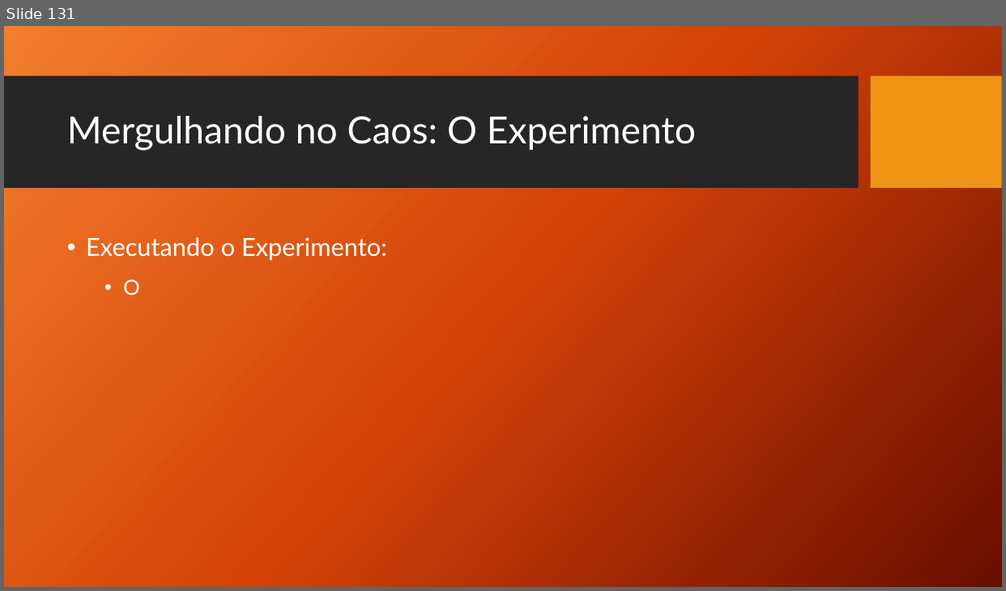
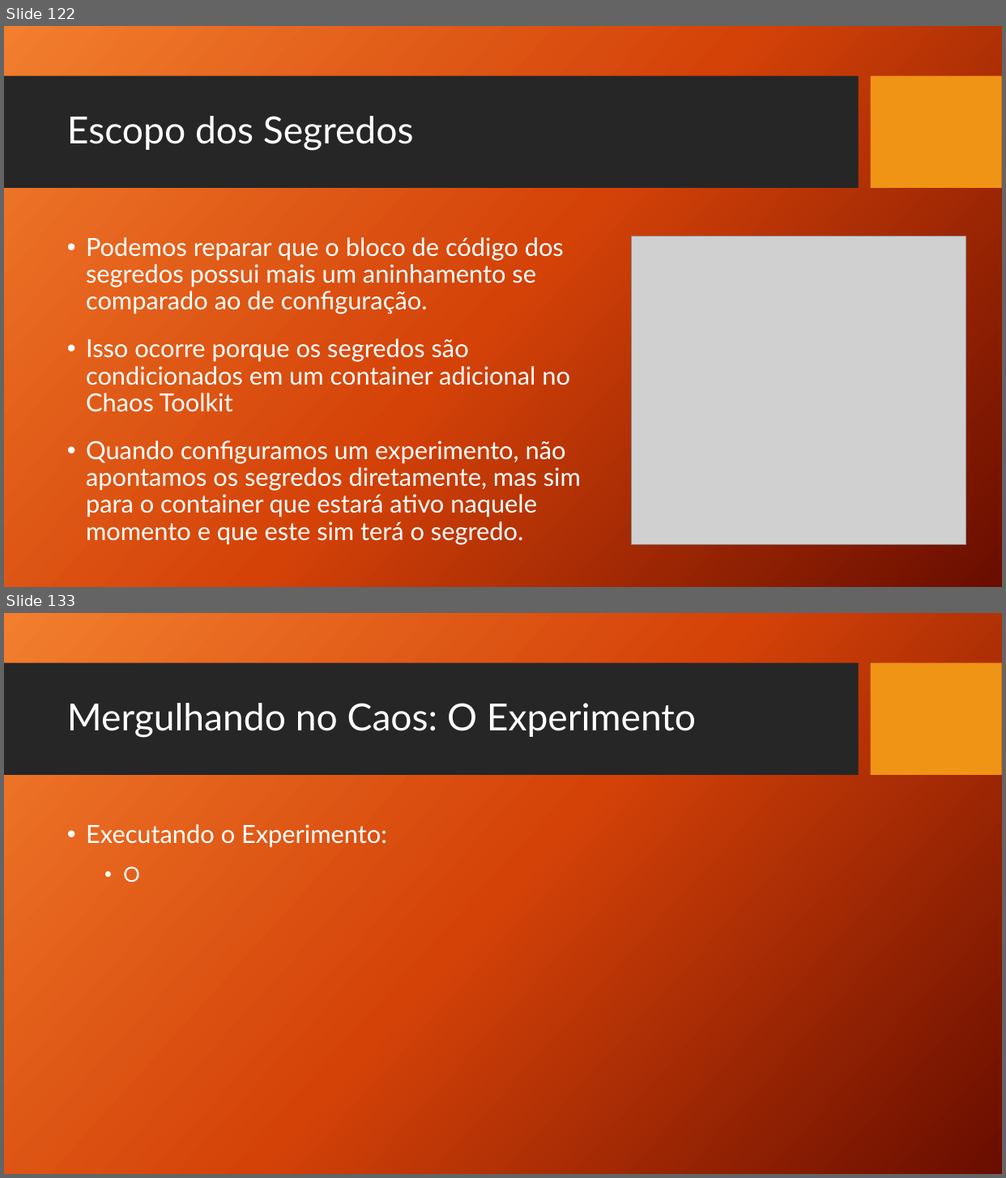
Before and after one commit to TCC-Chaos-Engineering/docs-chaos-engineering, a slide deck: docs/Chaos Engineering - Das Hipoteses aos Testes.pptx. Shown one above the other, each under a label of ours: slide 131 before the commit, slides 122 and 133 after it; the slides between them are not shown. The pictures are 1006x591 and 1006x1178 pixels, drawn with LibreOffice and Linux fonts; fonts in the diff are those of the drawing; grey boxes stand for pictures; background and template pictures are left out. Boxes give left, top, right and bottom in pixels: in the first picture for what was removed or moved away, otherwise in the second. Text is boxed around its words. In the diff, an @@ line names an element or a change of style, - is before the commit and + after.

```diff
--- a/docs/Chaos Engineering - Das Hipoteses aos Testes.pptx
+++ b/docs/Chaos Engineering - Das Hipoteses aos Testes.pptx
@@ slide 122 added at (4,26,1002,587), background picture (left out); not listed: 2 template elements that a slide beside it also shows @@
@@ title added at (67,116,414,151), 36 pt, text #FFFFFF @@
+Escopo dos Segredos
@@ text added at (86,237,581,545), 24 pt, text #FFFFFF @@
+• Podemos reparar que o bloco de código dos segredos possui mais um aninhamento se comparado ao de configuração.
+• Isso ocorre porque os segredos são condicionados em um container adicional no Chaos Toolkit
+• Quando configuramos um experimento, não apontamos os segredos diretamente, mas sim para o container que estará ativo naquele momento e que este sim terá o segredo.
@@ picture added at (632,237,966,545) @@
@@ what was slide 131 is now slide 133 @@
```
Also in this commit, not shown: 12 slides changed, 12 other slides added, 11 slides removed.
